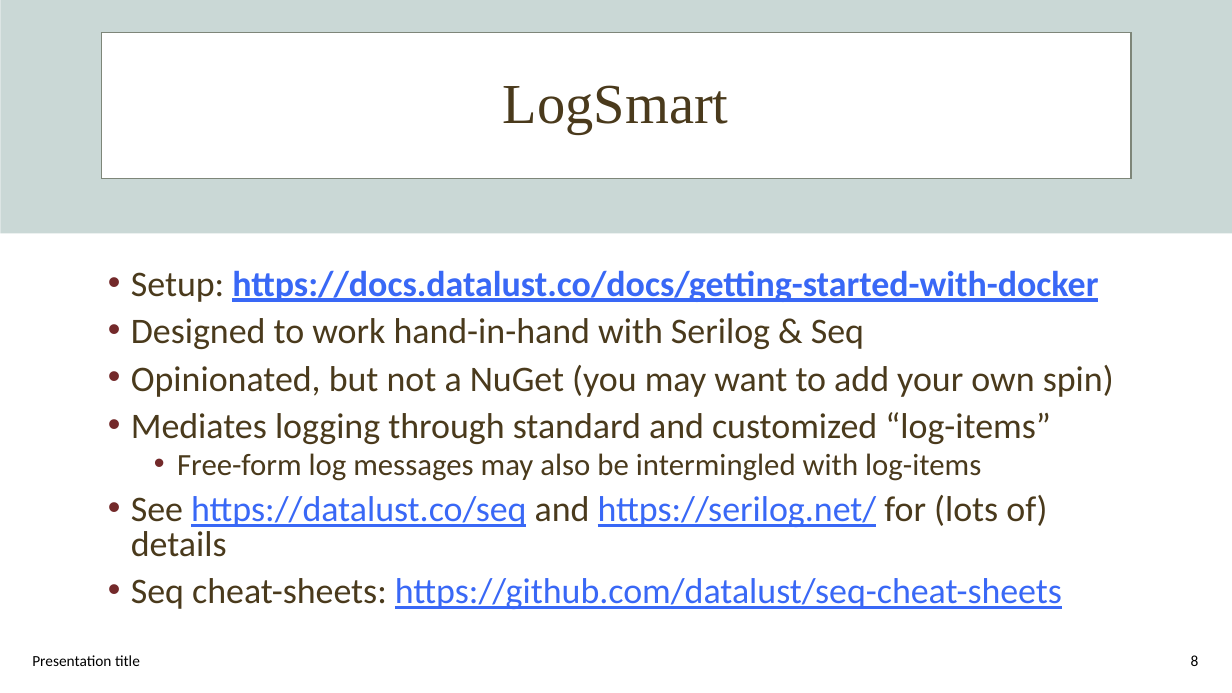
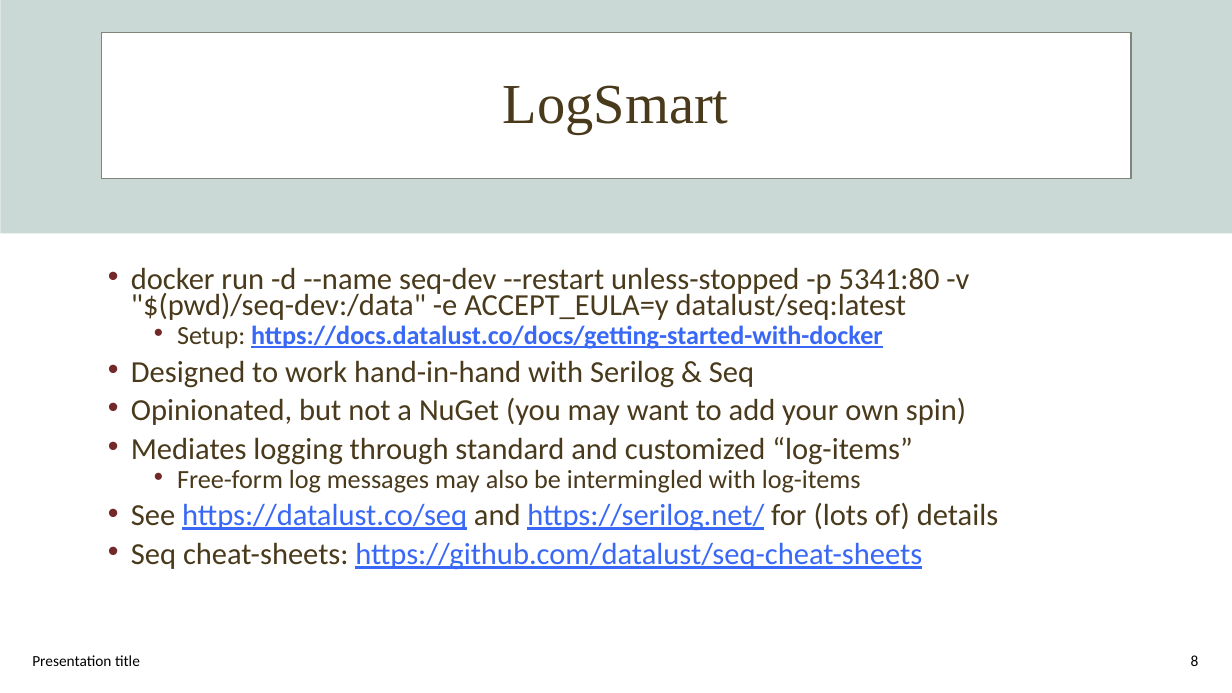
Before and after one commit to squideyes/PdnErrorHandling, a slide deck: slide 8 of PDN May 2023.pptx. Drawn at 1232x693 pixels with LibreOffice and Linux fonts; fonts in the diff are those of the drawing; background and template pictures are left out. Boxes give left, top, right and bottom in pixels: in the first picture for what was removed or moved away, otherwise in the second. Text is boxed around its words. In the diff, an @@ line names an element or a change of style, - is before the commit and + after.

```diff
--- a/PDN May 2023.pptx
+++ b/PDN May 2023.pptx
@@ text at (x1=131, y1=267, x2=969, y2=320): paragraph added @@
+• docker run -d --name seq-dev --restart unless-stopped -p 5341:80 -v "$(pwd)/seq-dev:/data" -e ACCEPT_EULA=y datalust/seq:latest
@@ text at (x1=131, y1=325, x2=998, y2=570): size 28 to 20.4 pt in "Setup: https://docs.datalust.co/docs/getting-started-with-do ..."; size 28 to 23.8 pt in "Designed to work hand-in-hand with Serilog & ...", "Opinionated, but not a NuGet (you may ...", "Mediates logging through standard and customized “log-items”", "See https://datalust.co/seq and https://serilog.net/ for (lo ..." and 1 more places; size 24 to 20.4 pt in "Free-form log messages may also be intermingled ..."; list level 1 to 2 in "Setup: https://docs.datalust.co/docs/getting-started-with-do ..."; line spacing 0.8 to 0.7 @@
```
Also in this commit, not shown: 1 other slide changed, 1 other file.
